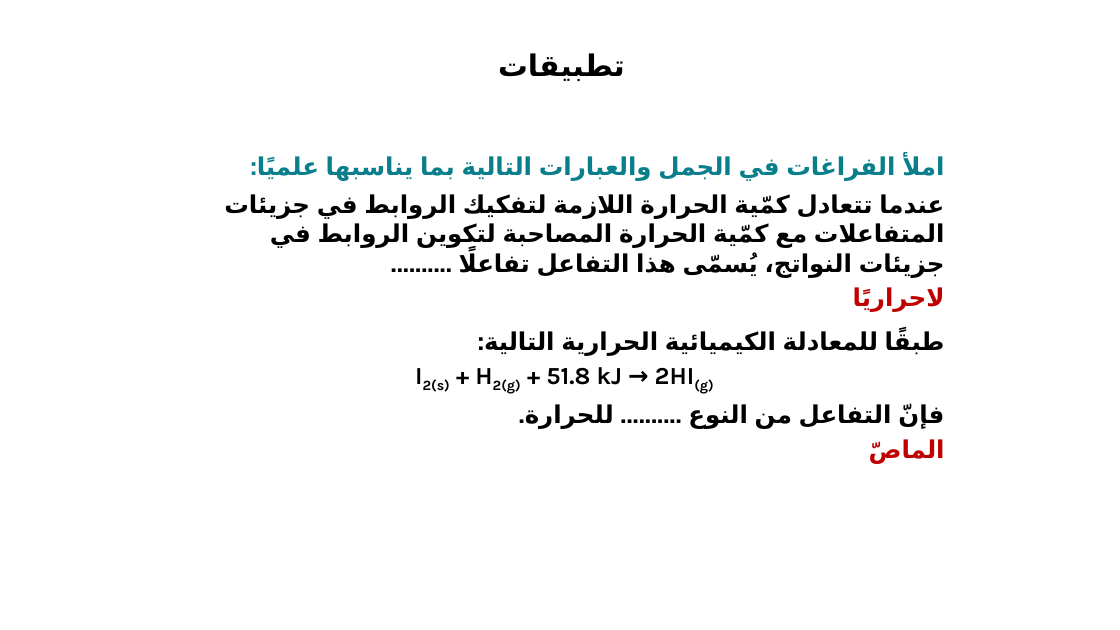
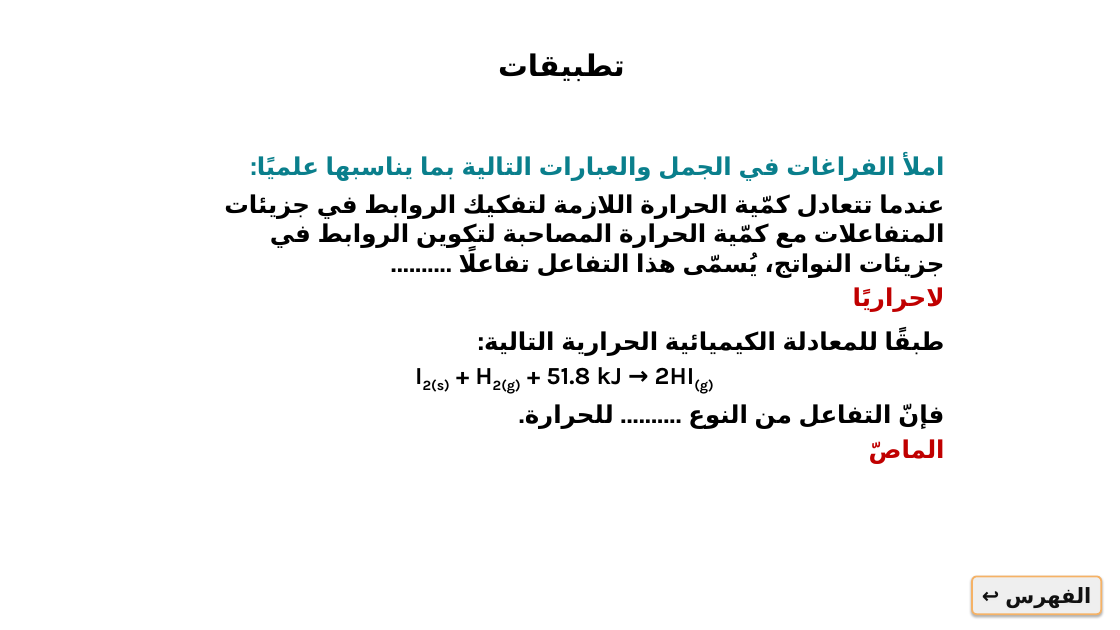
Before and after one commit to eanwarauto/Project-1, a slide deck: slide 17 of الكيمياء_الحرارية_الدرس_1-1.pptx (slide 16 before the commit). Drawn at 1120x630 pixels with LibreOffice and Linux fonts; fonts in the diff are those of the drawing; background and template pictures are left out. Boxes give left, top, right and bottom in pixels: in the first picture for what was removed or moved away, otherwise in the second. Text is boxed around its words. In the diff, an @@ line names an element or a change of style, - is before the commit and + after.

```diff
--- a/الكيمياء_الحرارية_الدرس_1-1.pptx
+++ b/الكيمياء_الحرارية_الدرس_1-1.pptx
@@ rounded rectangle added at box(972, 576, 1101, 614), fill #FFFFFF at 78% opacity, outline #F5B266 2 pt, 24 pt, text #111111, bold @@
+الفهرس ↩
```
Also in this commit, not shown: 4 other slides changed, 1 slide added, 1 other file.
